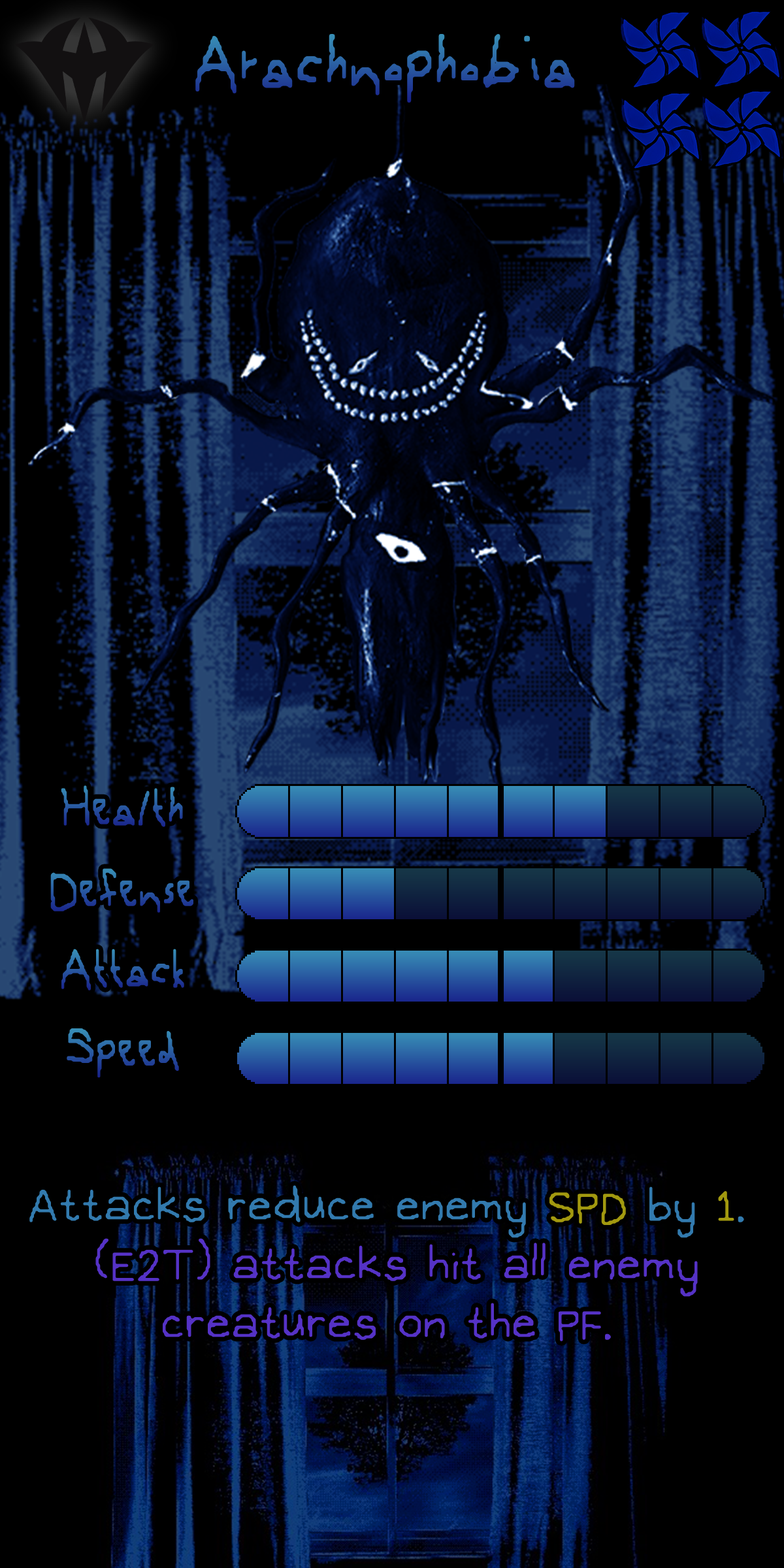
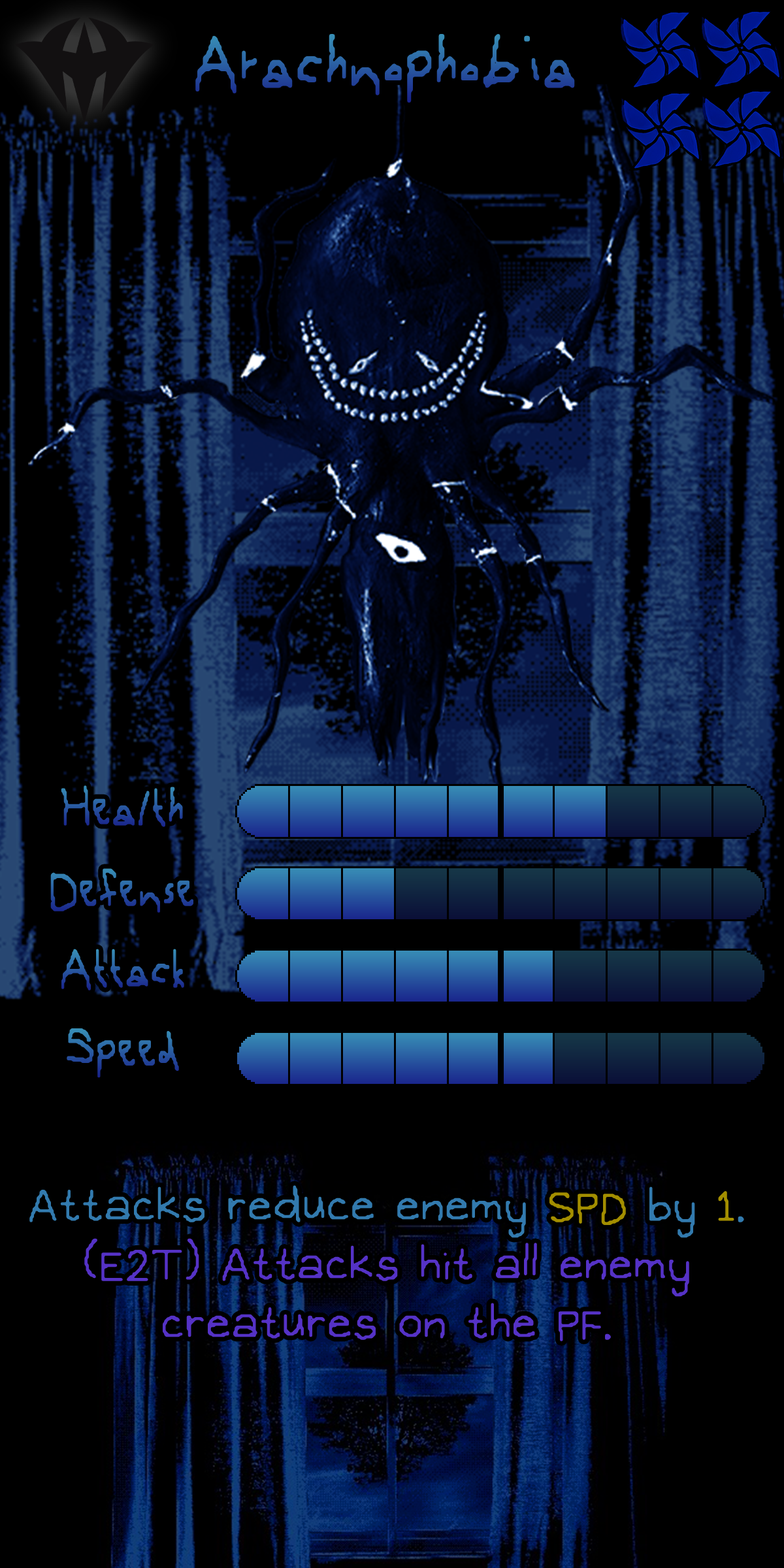
Layer changes from the first w=784, h=1568 image to the second:
painted on "Ability" over [84, 1191, 735, 1318]